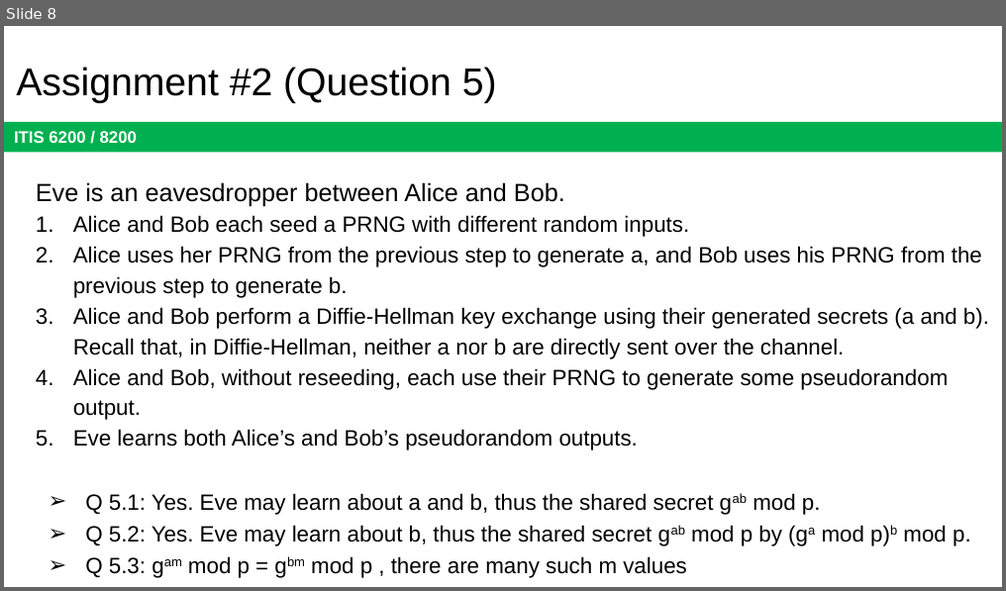
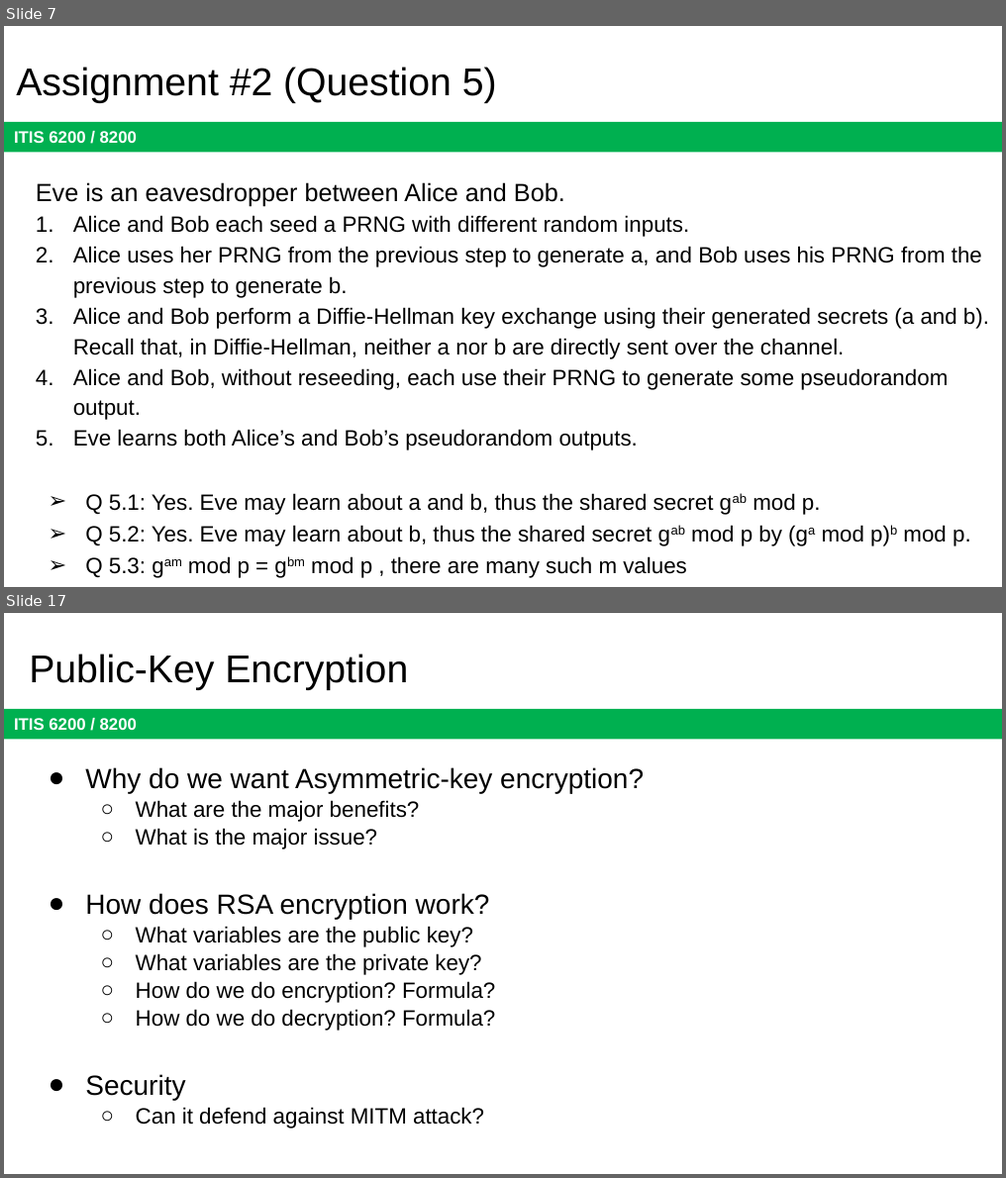
Before and after one commit to jx5c/github.io, a slide deck: teaching/ITIS6200/2023fa/lectures/Midterm.review.pptx. Shown one above the other, each under a label of ours: slide 8 before the commit, slides 7 and 17 after it; the slides between them are not shown. The pictures are 1006x591 and 1006x1178 pixels, drawn with LibreOffice and Linux fonts; fonts in the diff are those of the drawing. Boxes give left, top, right and bottom in pixels: in the first picture for what was removed or moved away, otherwise in the second. Text is boxed around its words. In the diff, an @@ line names an element or a change of style, - is before the commit and + after.

```diff
--- a/teaching/ITIS6200/2023fa/lectures/Midterm.review.pptx
+++ b/teaching/ITIS6200/2023fa/lectures/Midterm.review.pptx
@@ slide 17 added at box(4, 613, 1002, 1174), background #FFFFFF; not listed: 1 template element that a slide beside it also shows @@
@@ title added at box(29, 654, 408, 690), 28 pt, text #000000 @@
+Public-Key Encryption
@@ text added at box(85, 767, 644, 1129), 16 pt, text #000000 @@
+● Why do we want Asymmetric-key encryption?
+  ○ What are the major benefits?
+  ○ What is the major issue?
+● How does RSA encryption work?
+  ○ What variables are the public key?
+  ○ What variables are the private key?
+  ○ How do we do encryption? Formula?
+  ○ How do we do decryption? Formula?
+● Security
+  ○ Can it defend against MITM attack?
@@ what was slide 8 is now slide 7 @@
```
Also in this commit, not shown: 1 slide changed, 11 other slides added, 3 slides removed, 2 other files.
